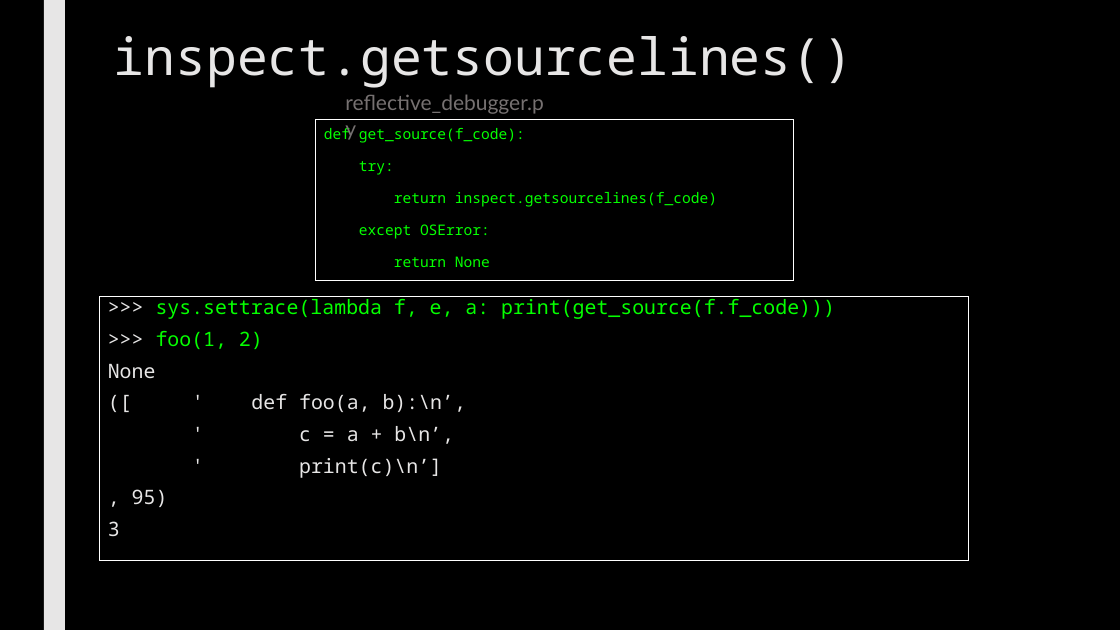
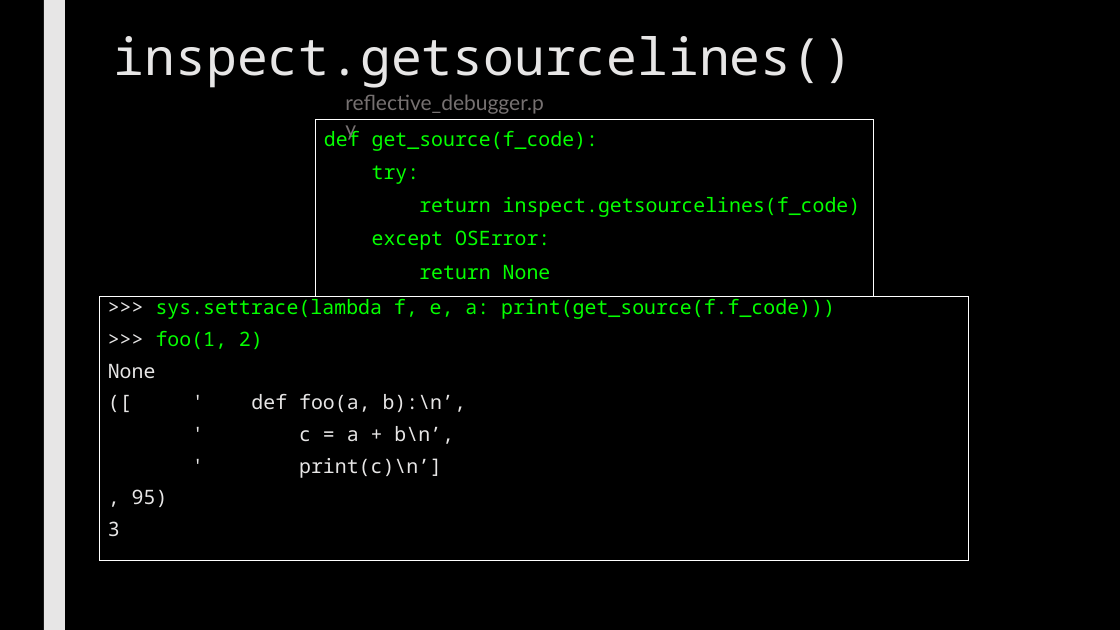
Before and after one commit to max7patek/metaprogramming, a slide deck: slide 21 of slides/06-PythonReflection.pptx (slide 18 before the commit). Drawn at 1120x630 pixels with LibreOffice and Linux fonts; fonts in the diff are those of the drawing. Boxes give left, top, right and bottom in pixels: in the first picture for what was removed or moved away, otherwise in the second. Text is boxed around its words. In the diff, an @@ line names an element or a change of style, - is before the commit and + after.

```diff
--- a/slides/06-PythonReflection.pptx
+++ b/slides/06-PythonReflection.pptx
@@ rectangle "def get_source(f_code):": place and size @@
-rectangle "def get_source(f_code):" at (316,120,795,281)
+rectangle "def get_source(f_code):" at (316,120,875,297)
@@ rectangle "def get_source(f_code):" at (316,120,875,297): size 12.5 to 17 pt; line spacing 1.03 to 1.1; less space between paragraphs @@
```
Also in this commit, not shown: 12 other slides changed, 3 slides added.
